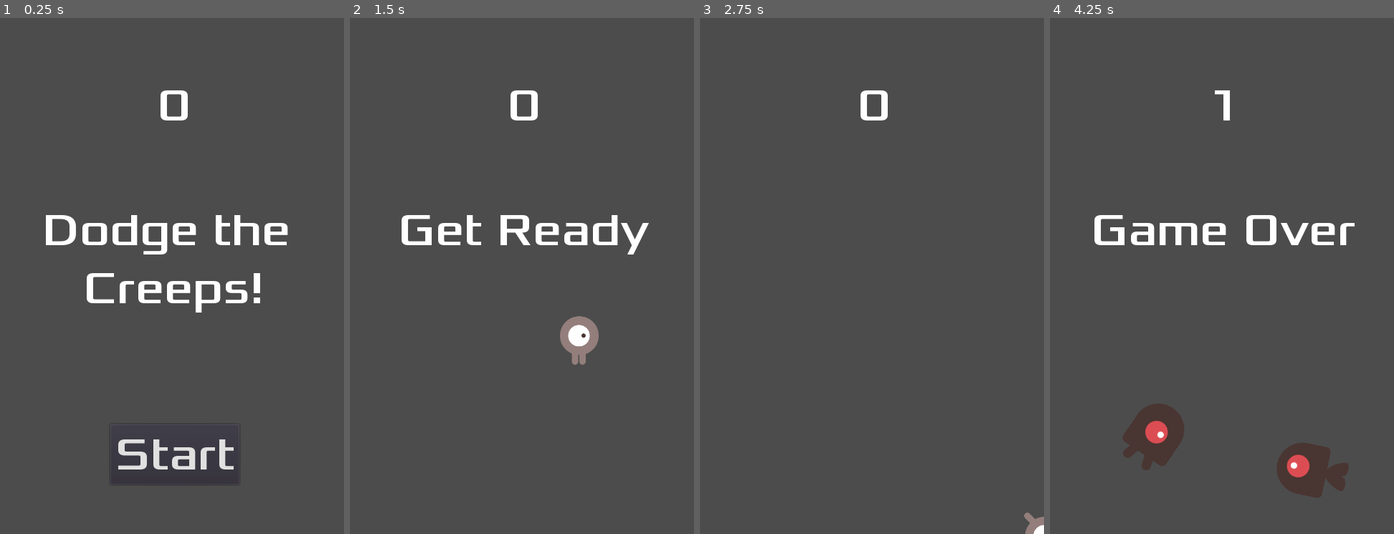
Above: before the commit, frames 1-4 (left to right).
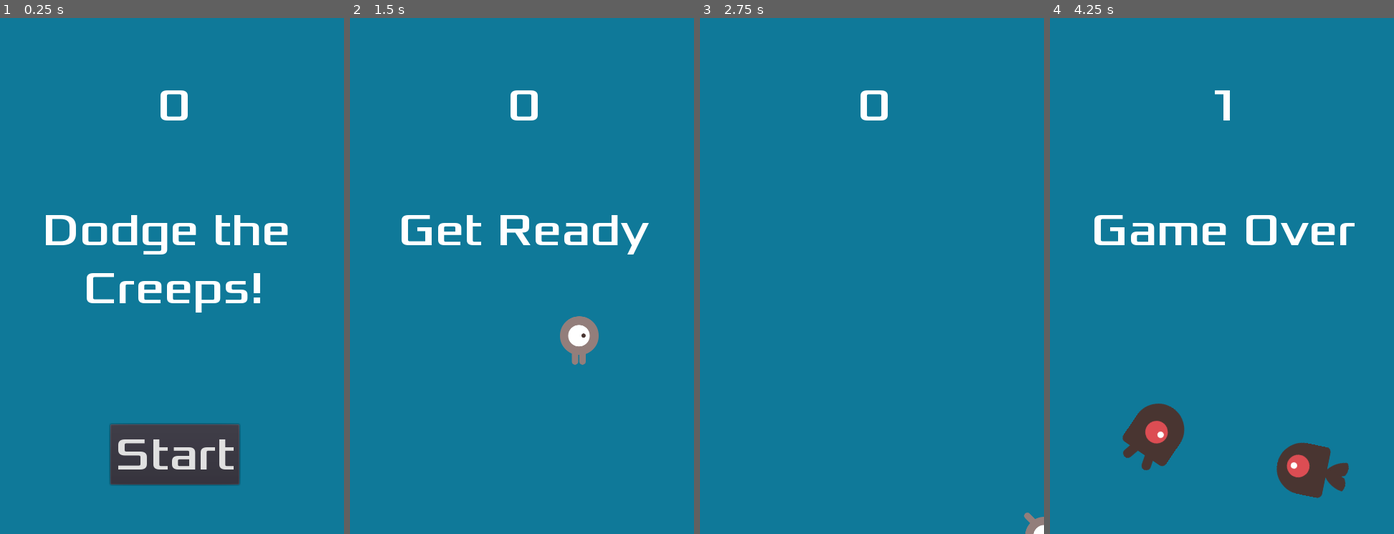
Above: after the commit, the same moments.

Repository: am-camila/entregas-ipv-arciniega-camila
Game: Godot game, scene res://Main.tscn
The game is run twice, just before and just after one commit, with the same random seed, the same clock (stepped at 60 frames per second) and the same inputs. This scene is started directly instead of the project's main scene.
Inputs:
- Up to frame 1 (0.25 s): no input
- Up to frame 2 (1.5 s): click "Start" at 0.5 s; tap Enter (start_game, bound only after the commit) at 1.25, 1.35 s; hold Right (move_right) from 1.28 s (still down)
- Up to frame 3 (2.75 s): release Right (move_right) at 2.03 s; hold Down (move_down) from 2.03 s (still down); tap Enter (start_game, bound only after the commit) at 2.1 s
- Up to frame 4 (4.25 s): release Down (move_down) at 2.78 s; hold Right (move_right) 2.78-3.53 s; tap Enter (start_game, bound only after the commit) at 2.85, 3.6 s; hold Up (move_up) from 3.53 s (still down)

The runs differ from the first frame. In frame 1, 93% of the frame differs, in the area x 0-100%, y 0-100%; in frame 2, 97%; in frame 3, 100%; in frame 4, 95%.

Commit message:
Added background and music

Diff:
--- a/entrega-1-arciniega-camila/HUD.tscn
+++ b/entrega-1-arciniega-camila/HUD.tscn
@@ -6,6 +6,12 @@
 [sub_resource type="DynamicFont" id=1]
 size = 64
 font_data = ExtResource( 2 )
+
+[sub_resource type="InputEventAction" id=2]
+action = "start_game"
+
+[sub_resource type="ShortCut" id=3]
+shortcut = SubResource( 2 )
 
 [node name="HUD" type="CanvasLayer"]
 script = ExtResource( 1 )
@@ -35,6 +41,7 @@
 margin_right = 334.0
 margin_bottom = 651.0
 custom_fonts/font = SubResource( 1 )
+shortcut = SubResource( 3 )
 text = "Start"
 
 [node name="MessageTimer" type="Timer" parent="."]
--- a/entrega-1-arciniega-camila/Main.gd
+++ b/entrega-1-arciniega-camila/Main.gd
@@ -20,6 +20,8 @@
 	$ScoreTimer.stop()
 	$MobTimer.stop()
 	$HUD.show_game_over()
+	$Music.stop()
+	$DeathSound.play()
 
 func new_game():
 	score = 0
@@ -27,7 +29,8 @@
 	$StartTimer.start()
 	$HUD.update_score(score)
 	$HUD.show_message("Get Ready")
-
+	get_tree().call_group("mobs", "queue_free")
+	$Music.play()
 
 func _on_StartTimer_timeout():
 	$MobTimer.start()
--- a/entrega-1-arciniega-camila/Main.tscn
+++ b/entrega-1-arciniega-camila/Main.tscn
@@ -1,9 +1,11 @@
-[gd_scene load_steps=6 format=2]
+[gd_scene load_steps=8 format=2]
 
 [ext_resource path="res://Player.tscn" type="PackedScene" id=1]
 [ext_resource path="res://Main.gd" type="Script" id=2]
 [ext_resource path="res://Mob.tscn" type="PackedScene" id=3]
 [ext_resource path="res://HUD.tscn" type="PackedScene" id=4]
+[ext_resource path="res://art/gameover.wav" type="AudioStream" id=5]
+[ext_resource path="res://art/House In a Forest Loop.ogg" type="AudioStream" id=6]
 
 [sub_resource type="Curve2D" id=1]
 _data = {
@@ -35,6 +37,17 @@
 
 [node name="HUD" parent="." instance=ExtResource( 4 )]
 
+[node name="ColorRect" type="ColorRect" parent="."]
+anchor_right = 1.0
+anchor_bottom = 1.0
+color = Color( 0.0627451, 0.478431, 0.603922, 1 )
+
+[node name="Music" type="AudioStreamPlayer" parent="."]
+stream = ExtResource( 6 )
+
+[node name="DeathSound" type="AudioStreamPlayer" parent="."]
+stream = ExtResource( 5 )
+
 [connection signal="hit" from="Player" to="." method="game_over"]
 [connection signal="timeout" from="MobTimer" to="." method="_on_MobTimer_timeout"]
 [connection signal="timeout" from="ScoreTimer" to="." method="_on_ScoreTimer_timeout"]
--- a/entrega-1-arciniega-camila/Mob.tscn
+++ b/entrega-1-arciniega-camila/Mob.tscn
@@ -42,7 +42,6 @@
 scale = Vector2( 0.75, 0.75 )
 frames = SubResource( 1 )
 animation = "fly"
-frame = 1
 playing = true
 
 [node name="CollisionShape2D" type="CollisionShape2D" parent="."]
--- a/entrega-1-arciniega-camila/Player.tscn
+++ b/entrega-1-arciniega-camila/Player.tscn
@@ -31,6 +31,7 @@
 
 [node name="AnimatedSprite" type="AnimatedSprite" parent="."]
 scale = Vector2( 0.5, 0.5 )
+z_index = 2
 frames = SubResource( 1 )
 animation = "walk"
 
--- a/entrega-1-arciniega-camila/project.godot
+++ b/entrega-1-arciniega-camila/project.godot
@@ -47,6 +47,11 @@
 "events": [ Object(InputEventKey,"resource_local_to_scene":false,"resource_name":"","device":0,"alt":false,"shift":false,"control":false,"meta":false,"command":false,"pressed":false,"scancode":16777234,"physical_scancode":0,"unicode":0,"echo":false,"script":null)
  ]
 }
+start_game={
+"deadzone": 0.5,
+"events": [ Object(InputEventKey,"resource_local_to_scene":false,"resource_name":"","device":0,"alt":false,"shift":false,"control":false,"meta":false,"command":false,"pressed":false,"scancode":16777221,"physical_scancode":0,"unicode":0,"echo":false,"script":null)
+ ]
+}
 
 [physics]
 
Not shown: 1 places in entrega-1-arciniega-camila/HUD.tscn that only renumber resources
